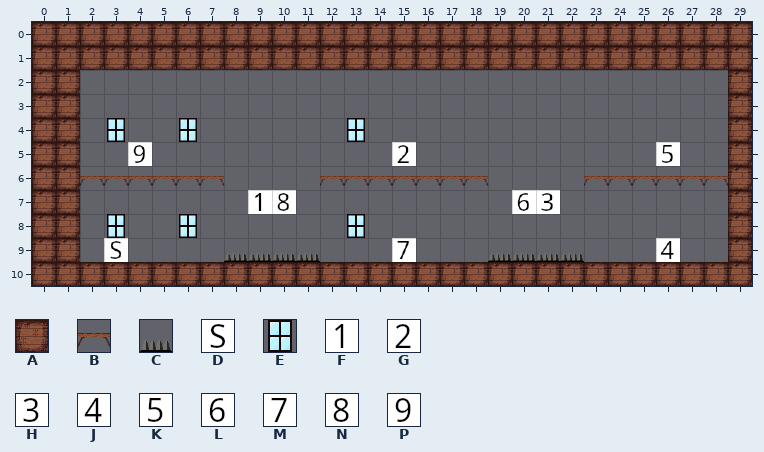
Level history. Tiled map: editor/LevelInfinityRedux.tmx. Above: the version before the commit.
Cells are 32x32 px. Shown: x 0..29, y 0..10.
Key: from "Base": A 1 "block", B 2 "plat", C 4 "spikes", D 5 "s", E 22 "window", F 100 "1", G 101 "2", H 102 "3", J 103 "4", K 104 "5", L 105 "6", M 106 "7", N 107 "8", P 108 "9".
_ is an empty cell.
Layer "Tile Layer 1" before, first column x 0:
 0 AAAAAAAAAAAAAAAAAAAAAAAAAAAAAA
 1 AAAAAAAAAAAAAAAAAAAAAAAAAAAAAA
 2 AA___________________________A
 3 AA___________________________A
 4 AA_E__E______E_______________A
 5 AA__P__________G__________K__A
 6 AABBBBBB____BBBBBBB____BBBBBBA
 7 AA_______FN_________LH_______A
 8 AA_E__E______E_______________A
 9 AA_D____CCCC___M___CCCC___J__A
10 AAAAAAAAAAAAAAAAAAAAAAAAAAAAAA
New version:
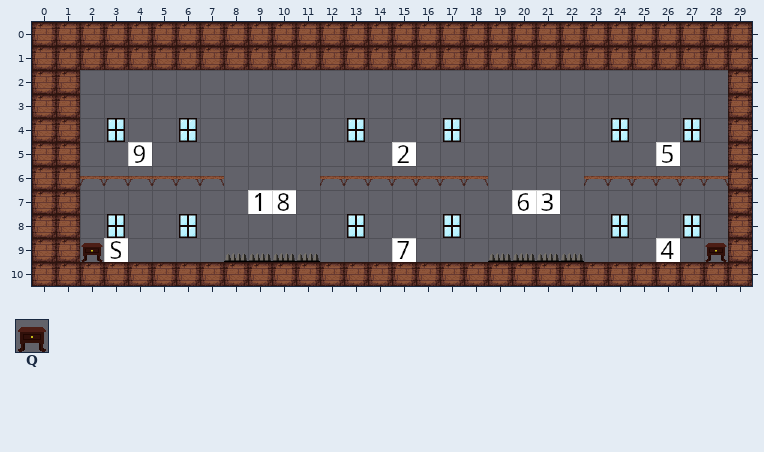
Further tiles: from "Base": Q 20 "drawer".
Edits made:
Changed rows in their new state; . is an unchanged cell.
Layer "Tile Layer 1":
first column x 17:
 4 E......E..E
first column x 2:
 8 ...............E......E..E.
 9 Q.........................Q
